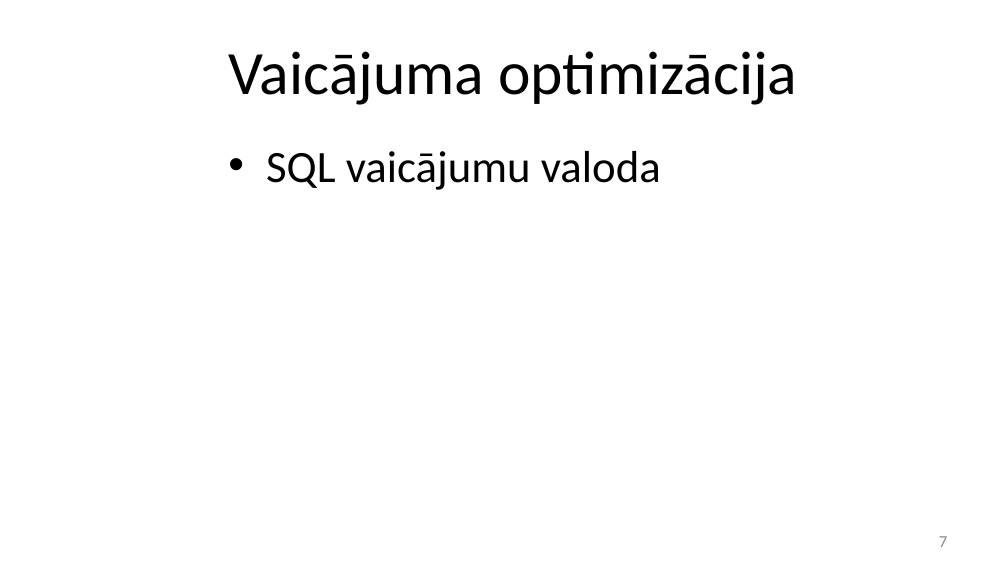
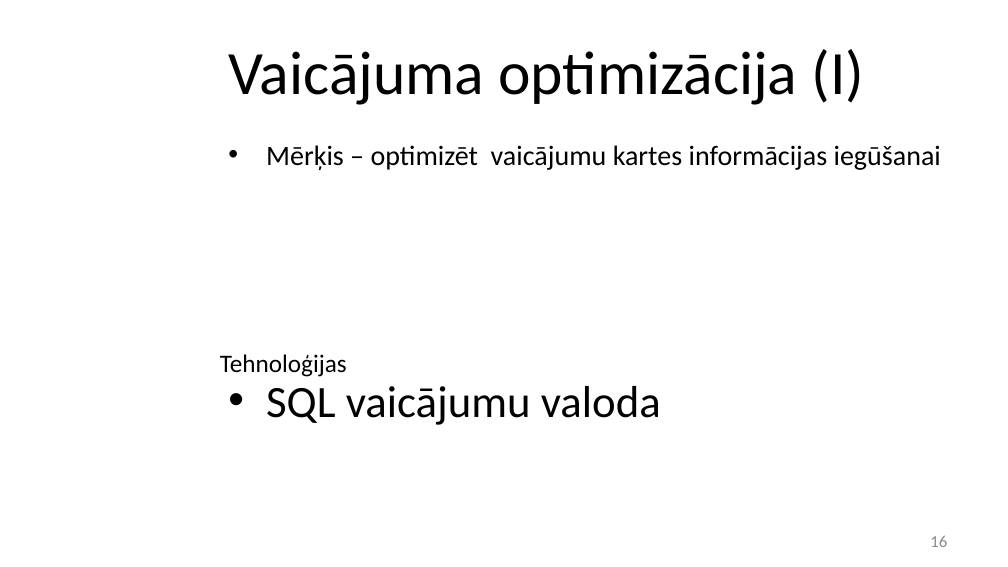
Before and after one commit to stabone/lore-parit, a slide deck: slide 16 of prezentacija.pptx (slide 7 before the commit). Drawn at 1008x567 pixels with LibreOffice and Linux fonts; fonts in the diff are those of the drawing; background and template pictures are left out. Boxes give left, top, right and bottom in pixels: in the first picture for what was removed or moved away, otherwise in the second. Text is boxed around its words. In the diff, an @@ line names an element or a change of style, - is before the commit and + after.

```diff
--- a/prezentacija.pptx
+++ b/prezentacija.pptx
@@ title at (x1=228, y1=49, x2=864, y2=105): text changed @@
-Vaicājuma optimizācija
+Vaicājuma optimizācija (I)
@@ text added at (x1=266, y1=145, x2=941, y2=170), 20 pt, text #000000 @@
+• Mērķis – optimizēt vaicājumu kartes informācijas iegūšanai
@@ text added at (x1=220, y1=354, x2=347, y2=377), 18 pt, text #000000 @@
+Tehnoloģijas
@@ text "SQL vaicājumu valoda" moved from (x1=266, y1=151, x2=661, y2=190) to (x1=266, y1=386, x2=661, y2=425) @@
@@ page number at (x1=930, y1=536, x2=947, y2=547): text changed @@
-7
+16
```
Also in this commit, not shown: 8 other slides changed, 15 slides added.
